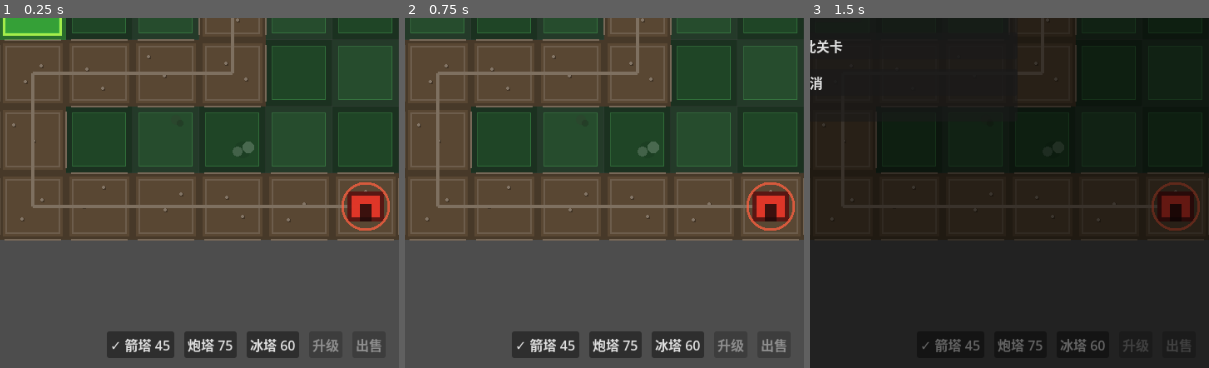
Above: before the commit, frames 1-3 (left to right).
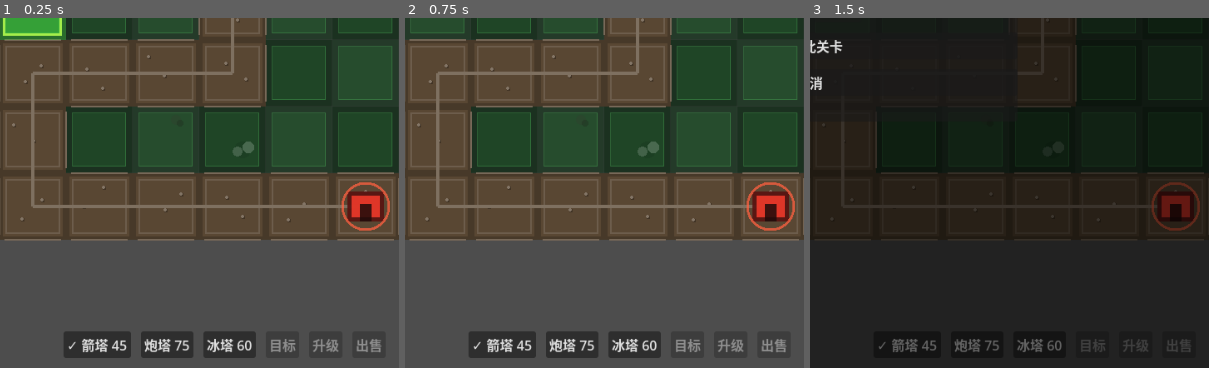
Above: after the commit, the same moments.

Repository: liang04/TowerDefense
Game: Godot game, scene res://scenes/main.tscn
Same seed, same stepped clock (60 frames per second), same inputs: the game is played once before the commit and once after it.
Inputs:
- Up to frame 1 (0.25 s): no input
- Up to frame 2 (0.75 s): click "开始" at 0.5 s
- Up to frame 3 (1.5 s): click "关卡" at 1.25 s
The pictures show only the part of the screen within x 50-100%, y 50-100%; the shares and areas given below are measured in that part.

The runs differ from the first frame. In frame 1, 2.4% of the frame differs, in the area x 16-75%, y 89-98%; in frame 2, 2.4%; in frame 3, 1.0%.

Commit message:
feat: 新增防御塔目标优先级选项
每座塔可独立切换攻击优先级：前排/最近/最血/最快，选中塔后用 T 键或
底部目标按钮循环。_select_target 重构为按优先级打分、同分取最近，
默认前排与原行为一致。

Diff:
--- a/scenes/main.tscn
+++ b/scenes/main.tscn
@@ -132,6 +132,11 @@
 [node name="FrostTowerButton" type="Button" parent="HUD/MarginContainer/VBoxContainer/BottomBar"]
 layout_mode = 2
 text = "冰塔 60"
+
+[node name="PriorityButton" type="Button" parent="HUD/MarginContainer/VBoxContainer/BottomBar"]
+layout_mode = 2
+disabled = true
+text = "目标"
 
 [node name="UpgradeButton" type="Button" parent="HUD/MarginContainer/VBoxContainer/BottomBar"]
 layout_mode = 2
--- a/scripts/hud.gd
+++ b/scripts/hud.gd
@@ -43,6 +43,7 @@
 @onready var arrow_tower_button: Button = $MarginContainer/VBoxContainer/BottomBar/ArrowTowerButton
 @onready var cannon_tower_button: Button = $MarginContainer/VBoxContainer/BottomBar/CannonTowerButton
 @onready var frost_tower_button: Button = $MarginContainer/VBoxContainer/BottomBar/FrostTowerButton
+@onready var priority_button: Button = $MarginContainer/VBoxContainer/BottomBar/PriorityButton
 @onready var upgrade_button: Button = $MarginContainer/VBoxContainer/BottomBar/UpgradeButton
 @onready var sell_button: Button = $MarginContainer/VBoxContainer/BottomBar/SellButton
 
@@ -84,6 +85,7 @@
 	arrow_tower_button.pressed.connect(_on_tower_button_pressed.bind("arrow"))
 	cannon_tower_button.pressed.connect(_on_tower_button_pressed.bind("cannon"))
 	frost_tower_button.pressed.connect(_on_tower_button_pressed.bind("frost"))
+	priority_button.pressed.connect(_on_priority_pressed)
 	upgrade_button.pressed.connect(_on_upgrade_pressed)
 	sell_button.pressed.connect(_on_sell_pressed)
 	_tower_buttons = {
@@ -118,7 +120,7 @@
 	_update_selected_tower_text()
 	_update_speed_button(GameManager.get_game_speed())
 	set_start_wave_available(true)
-	message_label.text = "点击按钮或 1/2/3 选塔，左键建造或选中塔，可点按钮升级/出售，F 键快进"
+	message_label.text = "点击按钮或 1/2/3 选塔，左键建造或选中塔，可升级/出售，T 切目标，F 快进"
 
 func _on_gold_changed(new_gold: int) -> void:
 	gold_label.text = "金币: %d" % new_gold
@@ -215,9 +217,10 @@
 	if tower.call("can_upgrade"):
 		upgrade_text = "升级: %d 金币" % int(tower.call("get_upgrade_cost"))
 
-	info_label.text = "选中: %s | %s | 出售: %d 金币" % [
+	info_label.text = "选中: %s | %s | 目标: %s | 出售: %d 金币" % [
 		String(tower.call("get_display_name")),
 		String(tower.call("get_stats_text")) + " | " + upgrade_text,
+		String(tower.call("get_target_priority_label")),
 		int(tower.call("get_sell_value")),
 	]
 	_update_action_buttons()
@@ -225,11 +228,16 @@
 func _update_action_buttons() -> void:
 	var has_tower := _selected_tower_for_actions != null and is_instance_valid(_selected_tower_for_actions)
 	if not has_tower:
+		priority_button.text = "目标"
+		priority_button.disabled = true
 		upgrade_button.text = "升级"
 		upgrade_button.disabled = true
 		sell_button.text = "出售"
 		sell_button.disabled = true
 		return
+
+	priority_button.text = "目标: %s" % String(_selected_tower_for_actions.call("get_target_priority_label"))
+	priority_button.disabled = false
 
 	var can_upgrade: bool = _selected_tower_for_actions.call("can_upgrade")
 	var upgrade_cost := int(_selected_tower_for_actions.call("get_upgrade_cost"))
@@ -313,6 +321,9 @@
 func _on_tower_button_pressed(tower_type: String) -> void:
 	get_parent().call("_select_tower_type", tower_type)
 
+func _on_priority_pressed() -> void:
+	get_parent().call("_cycle_selected_tower_priority")
+
 func _on_upgrade_pressed() -> void:
 	get_parent().call("_upgrade_selected_tower")
 
--- a/scripts/main.gd
+++ b/scripts/main.gd
@@ -115,6 +115,8 @@
 			_sell_selected_tower()
 		elif event.keycode == KEY_F:
 			GameManager.cycle_game_speed()
+		elif event.keycode == KEY_T:
+			_cycle_selected_tower_priority()
 		elif event.keycode == KEY_R:
 			_restart_game()
 
@@ -194,6 +196,14 @@
 	GameManager.request_sfx("upgrade")
 	hud.call("show_tower_details", _selected_tower)
 	queue_redraw()
+
+func _cycle_selected_tower_priority() -> void:
+	if not _selected_tower or not is_instance_valid(_selected_tower):
+		hud.call("show_message", "先点击选择一座塔")
+		return
+	_selected_tower.call("cycle_target_priority")
+	hud.call("show_tower_details", _selected_tower)
+	hud.call("show_message", "目标优先级：%s" % String(_selected_tower.call("get_target_priority_label")))
 
 func _sell_selected_tower() -> void:
 	if not _selected_tower or not is_instance_valid(_selected_tower):
--- a/scripts/tower.gd
+++ b/scripts/tower.gd
@@ -29,6 +29,15 @@
 ## 目标重选间隔（秒）：避免每帧对全体敌人做一次全量扫描
 const TARGET_SCAN_INTERVAL := 0.1
 
+## 可选的目标优先级，按顺序循环切换
+const TARGET_PRIORITIES: Array[String] = ["progress", "nearest", "strongest", "fastest"]
+const TARGET_PRIORITY_LABELS := {
+	"progress": "前排",
+	"nearest": "最近",
+	"strongest": "最血",
+	"fastest": "最快",
+}
+
 ## ---- 内部状态 ----
 var _cooldown_timer: float = 0.0
 var _current_target: Node2D = null
@@ -36,6 +45,7 @@
 var _scan_timer: float = 0.0
 var _selected: bool = false
 var _projectiles_container: Node = null
+var target_priority: String = "progress"
 
 ## ---- 生命周期 ----
 func _ready() -> void:
@@ -78,7 +88,7 @@
 
 func _select_target() -> void:
 	var best_target: Node2D = null
-	var best_progress: float = -INF
+	var best_score: float = -INF
 	var best_distance: float = INF
 
 	for node in get_tree().get_nodes_in_group("enemies"):
@@ -90,16 +100,40 @@
 		if distance > attack_range:
 			continue
 
-		var progress := 0.0
-		if enemy.has_method("get_path_progress"):
-			progress = float(enemy.call("get_path_progress"))
-
-		if progress > best_progress or (is_equal_approx(progress, best_progress) and distance < best_distance):
-			best_progress = progress
+		# 同分时一律取更近的目标作为决胜
+		var score := _priority_score(enemy, distance)
+		if score > best_score or (is_equal_approx(score, best_score) and distance < best_distance):
+			best_score = score
 			best_distance = distance
 			best_target = enemy
 
 	_current_target = best_target
+
+## 根据当前优先级为候选敌人打分，分数越高越优先
+func _priority_score(enemy: Node2D, distance: float) -> float:
+	match target_priority:
+		"nearest":
+			return -distance
+		"strongest":
+			var hp = enemy.get("hp")
+			return float(hp) if hp != null else 0.0
+		"fastest":
+			var spd = enemy.get("speed")
+			return float(spd) if spd != null else 0.0
+		_:  # progress：路径进度最远（默认）
+			if enemy.has_method("get_path_progress"):
+				return float(enemy.call("get_path_progress"))
+			return 0.0
+
+## 循环切换目标优先级，并立即按新优先级重选目标
+func cycle_target_priority() -> void:
+	var index := TARGET_PRIORITIES.find(target_priority)
+	target_priority = TARGET_PRIORITIES[(index + 1) % TARGET_PRIORITIES.size()]
+	_select_target()
+	queue_redraw()
+
+func get_target_priority_label() -> String:
+	return String(TARGET_PRIORITY_LABELS.get(target_priority, "前排"))
 
 func _attack(target: Node2D) -> void:
 	if not is_instance_valid(target):
